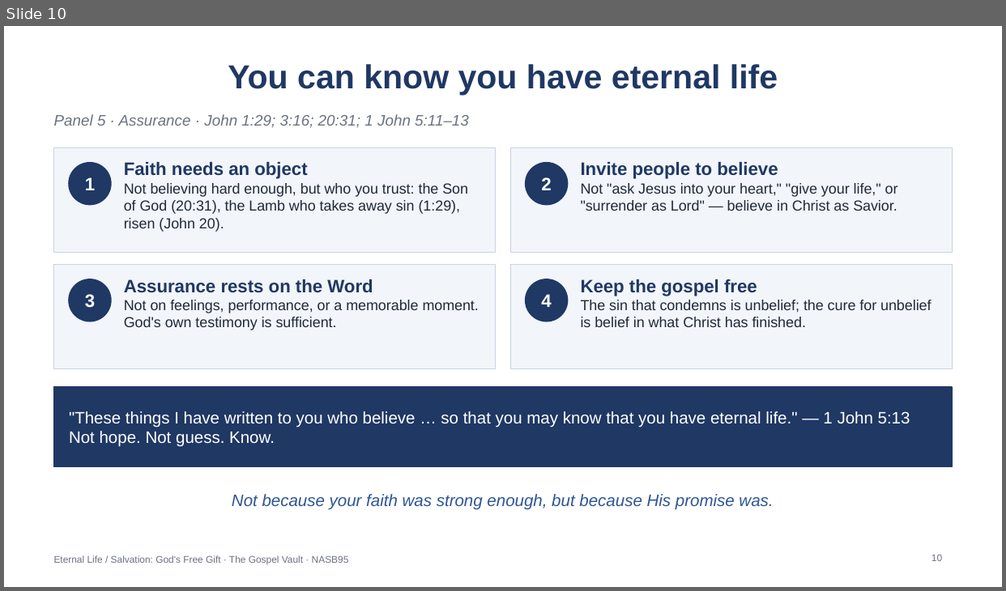
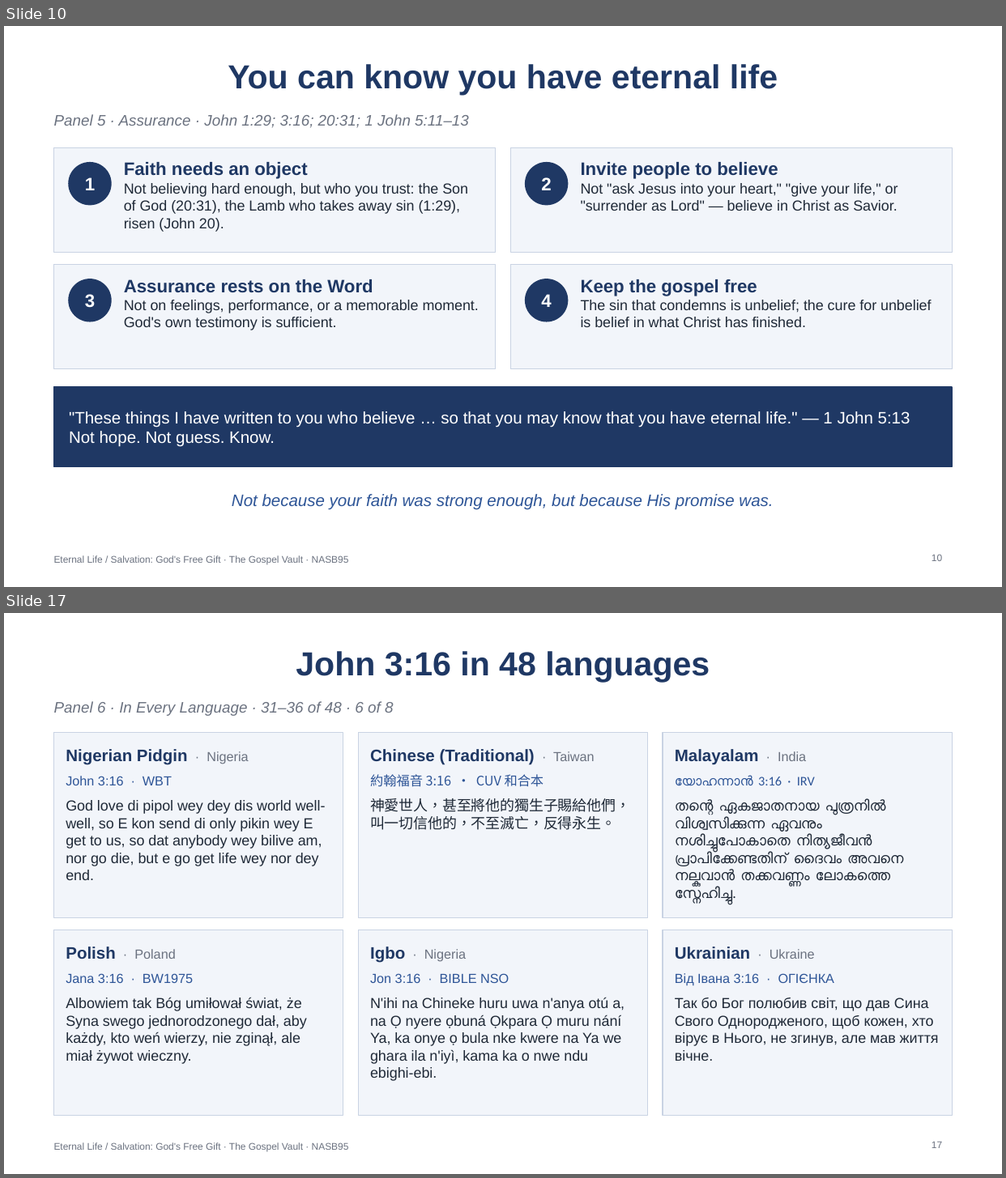
Before and after one commit to TheRooster07/TheGospelVault, a slide deck: free-gift/charts/free-gift-charts.pptx. Shown one above the other, each under a label of ours: slide 10 before the commit, slides 10 and 17 after it; the slides between them are not shown. The pictures are 1006x591 and 1006x1178 pixels, drawn with LibreOffice and Linux fonts; fonts in the diff are those of the drawing. Boxes give left, top, right and bottom in pixels: in the first picture for what was removed or moved away, otherwise in the second. Text is boxed around its words. In the diff, an @@ line names an element or a change of style, - is before the commit and + after.

Commit message:
added 48 languages slides

```diff
--- a/free-gift/charts/free-gift-charts.pptx
+++ b/free-gift/charts/free-gift-charts.pptx
@@ slide 17 added at (4, 613, 1002, 1174), background #FFFFFF; not listed: 1 template element that a slide beside it also shows @@
@@ title added at (296, 651, 710, 682), 24 pt, text #1F3864, bold @@
+John 3:16 in 48 languages
@@ text added at (54, 701, 393, 716), 11 pt, text #6B7280, italic @@
+Panel 6 · In Every Language · 31–36 of 48 · 6 of 8
@@ rectangle added at (54, 733, 343, 918), fill #F2F5FA, outline #C9D3E3 0.75 pt @@
@@ rectangle added at (358, 733, 648, 918), fill #F2F5FA, outline #C9D3E3 0.75 pt @@
@@ rectangle added at (663, 733, 952, 918), fill #F2F5FA, outline #C9D3E3 0.75 pt @@
@@ text added at (66, 749, 248, 765), 12 pt, text #1F3864, bold @@
+Nigerian Pidgin · Nigeria
@@ text added at (370, 749, 594, 765), 12 pt, text #1F3864, bold @@
+Chinese (Traditional) · Taiwan
@@ text added at (675, 749, 806, 765), 12 pt, text #1F3864, bold @@
+Malayalam · India
@@ text added at (66, 776, 172, 786), 9.5 pt, text #2E5597 @@
+John 3:16 · WBT
@@ text added at (370, 774, 544, 787), 9.5 pt, text #2E5597 @@
+約翰福音 3:16 · CUV 和合本
@@ text added at (675, 775, 815, 786), 9.5 pt, text #2E5597 @@
+യോഹന്നാൻ 3:16 · IRV
@@ text added at (66, 800, 326, 880), 10.5 pt, text #1F2937 @@
+God love di pipol wey dey dis world well-well, so E kon send di only pikin wey E get to us, so dat anybody wey bilive am, nor go die, but e go get life wey nor dey end.
@@ text added at (370, 798, 630, 830), 10.5 pt, text #1F2937 @@
+神愛世人，甚至將他的獨生子賜給他們，叫一切信他的，不至滅亡，反得永生。
@@ text added at (675, 799, 903, 903), 10.5 pt, text #1F2937 @@
+തന്റെ ഏകജാതനായ പുത്രനിൽ വിശ്വസിക്കുന്ന ഏവനും നശിച്ചുപോകാതെ നിത്യജീവൻ പ്രാപിക്കേണ്ടതിന് ദൈവം അവനെ നല്കുവാൻ തക്കവണ്ണം ലോകത്തെ സ്നേഹിച്ചു.
@@ rectangle added at (54, 931, 343, 1116), fill #F2F5FA, outline #C9D3E3 0.75 pt @@
@@ text added at (66, 947, 175, 959), 9.5 pt, text #6B7280 @@
+Polish · Poland
@@ rectangle added at (358, 931, 648, 1116), fill #F2F5FA, outline #C9D3E3 0.75 pt @@
@@ text added at (370, 947, 466, 962), 9.5 pt, text #6B7280 @@
+Igbo · Nigeria
@@ rectangle added at (663, 931, 952, 1116), fill #F2F5FA, outline #C9D3E3 0.75 pt @@
@@ text added at (675, 947, 815, 959), 12 pt, text #1F3864, bold @@
+Ukrainian · Ukraine
@@ text added at (66, 973, 193, 983), 9.5 pt, text #2E5597 @@
+Jana 3:16 · BW1975
@@ text added at (370, 973, 509, 983), 9.5 pt, text #2E5597 @@
+Jon 3:16 · BIBLE NSO
@@ text added at (675, 973, 835, 986), 9.5 pt, text #2E5597 @@
+Від Івана 3:16 · ОГІЄНКА
@@ text added at (66, 997, 307, 1064), 10.5 pt, text #1F2937 @@
+Albowiem tak Bóg umiłował świat, że Syna swego jednorodzonego dał, aby każdy, kto weń wierzy, nie zginął, ale miał żywot wieczny.
@@ text added at (370, 997, 624, 1081), 10.5 pt, text #1F2937 @@
+N'ihi na Chineke huru uwa n'anya otú a, na Ọ nyere ọbuná Ọkpara Ọ muru nání Ya, ka onye ọ bula nke kwere na Ya we ghara ila n'iyì, kama ka o nwe ndu ebighi-ebi.
@@ text added at (675, 998, 939, 1061), 10.5 pt, text #1F2937 @@
+Так бо Бог полюбив світ, що дав Сина Свого Однородженого, щоб кожен, хто вірує в Нього, не згинув, але мав життя вічне.
@@ page number added at (931, 1142, 942, 1148), 7 pt, text #6B7280 @@
+17
```
Also in this commit, not shown: 2 slides changed, 7 other slides added, 21 other files.
